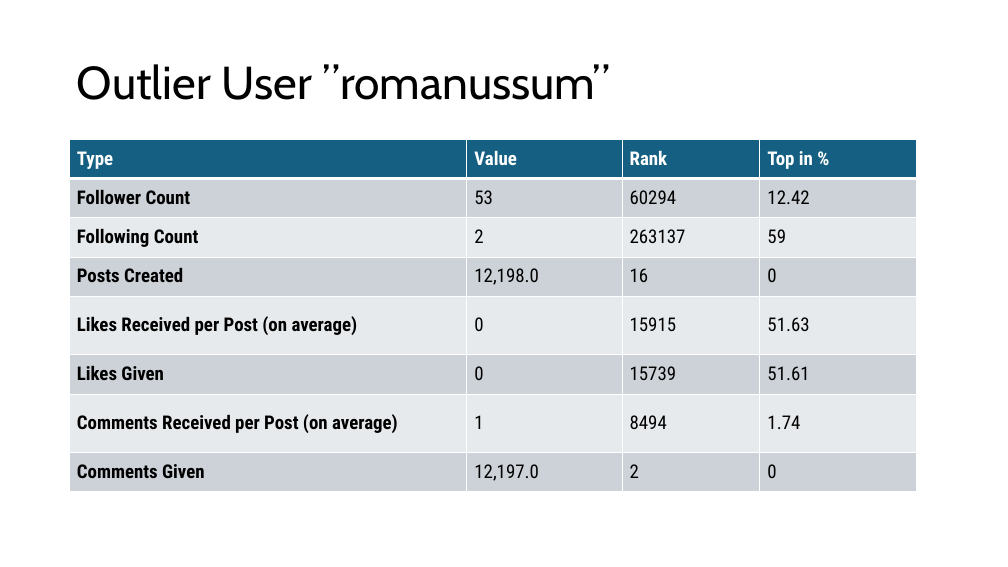
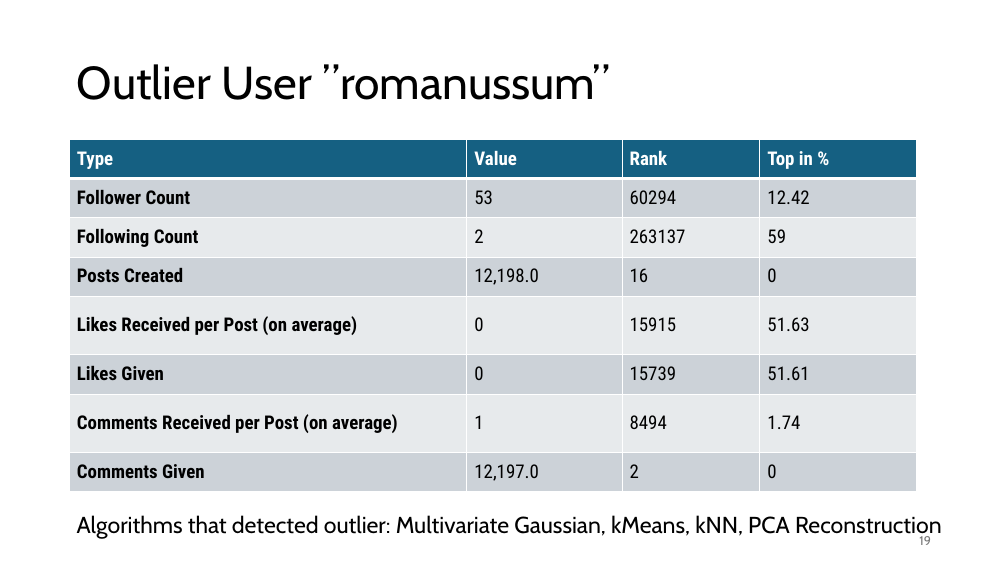
Before and after one commit to jonas-blum/data-mining-1, a slide deck: slide 19 of project/project-presentation.pptx. Drawn at 1008x567 pixels with LibreOffice and Linux fonts; fonts in the diff are those of the drawing. Boxes give left, top, right and bottom in pixels: in the first picture for what was removed or moved away, otherwise in the second. Text is boxed around its words. In the diff, an @@ line names an element or a change of style, - is before the commit and + after.

```diff
--- a/project/project-presentation.pptx
+++ b/project/project-presentation.pptx
@@ text added at box(77, 515, 942, 539), 22 pt, text #000000 @@
+Algorithms that detected outlier: Multivariate Gaussian, kMeans, kNN, PCA Reconstruction
@@ page number added at box(919, 536, 931, 545), 12 pt, text #797979 @@
+19
```
Also in this commit, not shown: 20 other slides changed, 1 other file.
